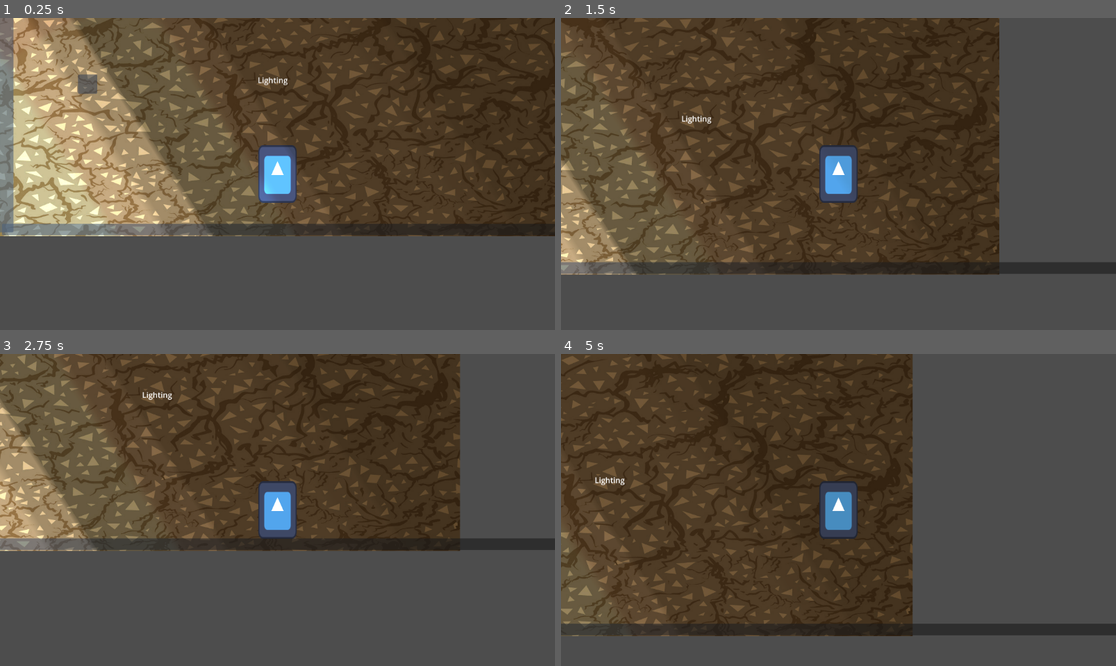
Above: before the commit, frames 1-4 (two rows, left to right).
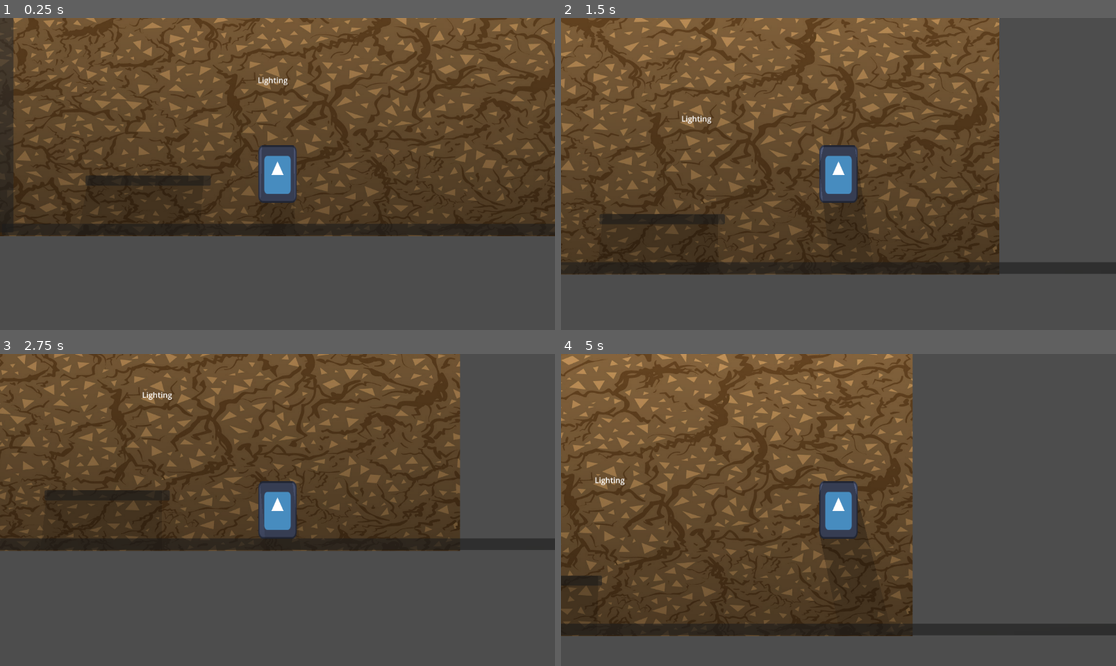
Above: after the commit, the same moments.

Repository: SiegeTheDay90/Godot-Sandbox-2D
Game: Godot game, scene res://level_3_lighting_test/test_level_3.tscn
The game is run twice, just before and just after one commit, with the same random seed, the same clock (stepped at 60 frames per second) and the same inputs. This scene is started directly instead of the project's main scene. The engine's default icon, where the game draws it, is replaced by a stand-in: a white triangle on a blue panel in a dark square.
Inputs:
- Up to frame 1 (0.25 s): no input
- Up to frame 2 (1.5 s): tap Enter (ui_accept) at 0.5, 0.77 s; hold Right (ui_right) from 0.53 s (still down)
- Up to frame 3 (2.75 s): tap Enter (ui_accept) at 1.52 s; release Right (ui_right) at 2.03 s; hold Left (ui_left) from 2.03 s (still down)
- Up to frame 4 (5 s): release Left (ui_left) at 2.78 s; hold Right (ui_right) 2.78-4.28 s; tap Enter (ui_accept) at 3.02, 3.77, 4.52 s; hold Left (ui_left) from 4.28 s (still down)

The runs differ from the first frame. In frame 1, 40% of the frame differs, in the area x 0-100%, y 0-70%; in frame 2, 35%; in frame 3, 22%; in frame 4, 32%.

Commit message:
add shadows to lighting demo

Diff:
--- a/level_1_platforms_test/player.tscn
+++ b/level_1_platforms_test/player.tscn
@@ -7,8 +7,8 @@
 
 [sub_resource type="CapsuleShape2D" id="CapsuleShape2D_0mt40"]
 
-[sub_resource type="OccluderPolygon2D" id="OccluderPolygon2D_pw0na"]
-polygon = PackedVector2Array(64, -59.6, 64, 59, 59.6, 64, -59, 64, -64, 59.6, -64, -59.6, -59, -63.9, 59, -64)
+[sub_resource type="OccluderPolygon2D" id="OccluderPolygon2D_iu4qq"]
+polygon = PackedVector2Array(53, -56, 58, -52, 58, 53, 56, 53, 52, 58, -53, 58, -53, 56, -58, 52, -58, -52, -53, -56, -53, -58, 53, -58)
 
 [node name="Player" type="Node2D"]
 
@@ -30,7 +30,8 @@
 
 [node name="LightOccluder2D" type="LightOccluder2D" parent="CharacterBody2D"]
 position = Vector2(-2.38419e-07, -4.76837e-07)
-scale = Vector2(0.15625, 0.234375)
-occluder = SubResource("OccluderPolygon2D_pw0na")
+scale = Vector2(0.174931, 0.258622)
+occluder = SubResource("OccluderPolygon2D_iu4qq")
+sdf_collision = false
 
 [connection signal="pressed" from="CharacterBody2D/HomeButton" to="CharacterBody2D/HomeButton" method="_on_pressed"]
--- a/level_1_platforms_test/test_level_1.tscn
+++ b/level_1_platforms_test/test_level_1.tscn
@@ -1,5 +1,6 @@
-[gd_scene load_steps=6 format=3 uid="uid://befuyfcdi8yqg"]
+[gd_scene load_steps=7 format=3 uid="uid://befuyfcdi8yqg"]
 
+[ext_resource type="PackedScene" uid="uid://tcrko1rsqrdv" path="res://platform.tscn" id="1_gob12"]
 [ext_resource type="PackedScene" uid="uid://dkklo2kiw0v4t" path="res://level_1_platforms_test/player.tscn" id="1_rsvo2"]
 [ext_resource type="Script" path="res://level_1_platforms_test/Platform.gd" id="1_we6pa"]
 
@@ -46,17 +47,7 @@
 offset_right = 3620.0
 offset_bottom = 13.0
 
-[node name="Platform" type="StaticBody2D" parent="."]
-position = Vector2(1034, 502)
-script = ExtResource("1_we6pa")
-
-[node name="CollisionShape2D" type="CollisionShape2D" parent="Platform"]
-position = Vector2(129, 10)
-shape = SubResource("RectangleShape2D_dslo7")
-
-[node name="Panel" type="Panel" parent="Platform"]
-offset_right = 260.0
-offset_bottom = 21.0
+[node name="Platform" parent="." instance=ExtResource("1_gob12")]
 
 [node name="Platform2" type="StaticBody2D" parent="."]
 position = Vector2(1035, 603)
--- a/level_3_lighting_test/test_level_3.tscn
+++ b/level_3_lighting_test/test_level_3.tscn
@@ -1,11 +1,9 @@
-[gd_scene load_steps=7 format=3 uid="uid://cn0l7eyneyu3k"]
+[gd_scene load_steps=8 format=3 uid="uid://cn0l7eyneyu3k"]
 
 [ext_resource type="Texture2D" uid="uid://74qf0ufeqded" path="res://696.jpg" id="1_b4sm8"]
 [ext_resource type="PackedScene" uid="uid://dkklo2kiw0v4t" path="res://level_1_platforms_test/player.tscn" id="2_dt0m4"]
-[ext_resource type="Texture2D" uid="uid://ibuoqwv8tp8a" path="res://icon.svg" id="2_jdcf5"]
-
-[sub_resource type="OccluderPolygon2D" id="OccluderPolygon2D_w17ov"]
-polygon = PackedVector2Array(-0.748409, -0.122492, 3.15119, 16.4752, 8.82334, 16.5977, 0.748408, -0.122492)
+[ext_resource type="Texture2D" uid="uid://cu5ua4fooe5vd" path="res://level_3_lighting_test/2d_lights_and_shadows_neutral_point_light.webp" id="3_5wiod"]
+[ext_resource type="PackedScene" uid="uid://tcrko1rsqrdv" path="res://platform.tscn" id="4_ip6a7"]
 
 [sub_resource type="RectangleShape2D" id="RectangleShape2D_b3uru"]
 size = Vector2(3669, 20)
@@ -13,20 +11,10 @@
 [sub_resource type="RectangleShape2D" id="RectangleShape2D_5vxr7"]
 size = Vector2(30, 644)
 
+[sub_resource type="OccluderPolygon2D" id="OccluderPolygon2D_gsyaf"]
+polygon = PackedVector2Array(0, 19, 258, 21, 258, 1, 0, -1)
+
 [node name="Test_Level_3" type="Node2D"]
-
-[node name="Panel" type="Panel" parent="."]
-offset_left = 169.0
-offset_top = 314.0
-offset_right = 209.0
-offset_bottom = 354.0
-
-[node name="LightOccluder2D" type="LightOccluder2D" parent="Panel"]
-z_index = 2
-position = Vector2(-6.00002, 453)
-rotation = -2.0448
-scale = Vector2(25.3872, 16.3276)
-occluder = SubResource("OccluderPolygon2D_w17ov")
 
 [node name="Player" parent="." instance=ExtResource("2_dt0m4")]
 position = Vector2(583, 488)
@@ -61,6 +49,7 @@
 offset_top = -632.0
 offset_right = -22.0
 offset_bottom = 7.0
+metadata/_edit_use_anchors_ = true
 
 [node name="Panel2" type="Panel" parent="FloorAndWall"]
 offset_left = -46.0
@@ -68,40 +57,28 @@
 offset_right = 3620.0
 offset_bottom = 13.0
 
-[node name="StaticBody2D" type="StaticBody2D" parent="."]
+[node name="Background" type="StaticBody2D" parent="."]
+show_behind_parent = true
+light_mask = 0
 z_index = -1
 position = Vector2(602, 266)
 scale = Vector2(10, 10)
 metadata/_edit_group_ = true
 metadata/_edit_lock_ = true
 
-[node name="Sprite2D" type="Sprite2D" parent="StaticBody2D"]
+[node name="Sprite2D" type="Sprite2D" parent="Background"]
 scale = Vector2(0.1, 0.064)
 texture = ExtResource("1_b4sm8")
 
 [node name="PointLight2D" type="PointLight2D" parent="."]
-position = Vector2(-855.625, 990.74)
-rotation = -0.568977
-scale = Vector2(25.3872, 16.3276)
-energy = 6.62
-texture = ExtResource("2_jdcf5")
-texture_scale = 0.79
-metadata/_edit_lock_ = true
+position = Vector2(592, -1577.5)
+scale = Vector2(37.3271, 17.9883)
+energy = 3.41
+shadow_enabled = true
+texture = ExtResource("3_5wiod")
 
-[node name="PointLight2D2" type="PointLight2D" parent="."]
-position = Vector2(-585, 985)
-rotation = -0.568977
-scale = Vector2(25.3872, 16.3276)
-energy = 1.54
-texture = ExtResource("2_jdcf5")
-texture_scale = 0.79
-metadata/_edit_lock_ = true
+[node name="Platform" parent="." instance=ExtResource("4_ip6a7")]
+position = Vector2(147, 524)
 
-[node name="PointLight2D3" type="PointLight2D" parent="."]
-position = Vector2(-185, 1030)
-rotation = -0.568977
-scale = Vector2(25.3872, 16.3276)
-energy = 0.74
-texture = ExtResource("2_jdcf5")
-texture_scale = 0.79
-metadata/_edit_lock_ = true
+[node name="LightOccluder2D" type="LightOccluder2D" parent="Platform"]
+occluder = SubResource("OccluderPolygon2D_gsyaf")
--- /dev/null
+++ b/platform.tscn
@@ -0,0 +1,18 @@
+[gd_scene load_steps=3 format=3 uid="uid://tcrko1rsqrdv"]
+
+[ext_resource type="Script" path="res://level_1_platforms_test/Platform.gd" id="1_b5t32"]
+
+[sub_resource type="RectangleShape2D" id="RectangleShape2D_dslo7"]
+size = Vector2(258, 20)
+
+[node name="Platform" type="StaticBody2D"]
+position = Vector2(1034, 502)
+script = ExtResource("1_b5t32")
+
+[node name="CollisionShape2D" type="CollisionShape2D" parent="."]
+position = Vector2(129, 10)
+shape = SubResource("RectangleShape2D_dslo7")
+
+[node name="Panel" type="Panel" parent="."]
+offset_right = 260.0
+offset_bottom = 21.0
